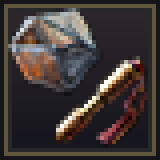
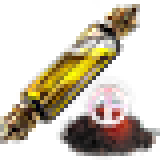
Two versions of the same layered image (160×160). Layer-by-layer changes:
added layer "Fertile_Catalyst" above "Golden_Oil" over [56, 72, 160, 160]
added layer "Golden_Oil" above "Oil and catalyst" over [0, 0, 140, 144]
hid group "Trash currency" (2 layers) over [8, 8, 148, 148]
hid "Слой 3" over [0, 0, 160, 160]
hid "Фон" over [0, 0, 160, 160]
